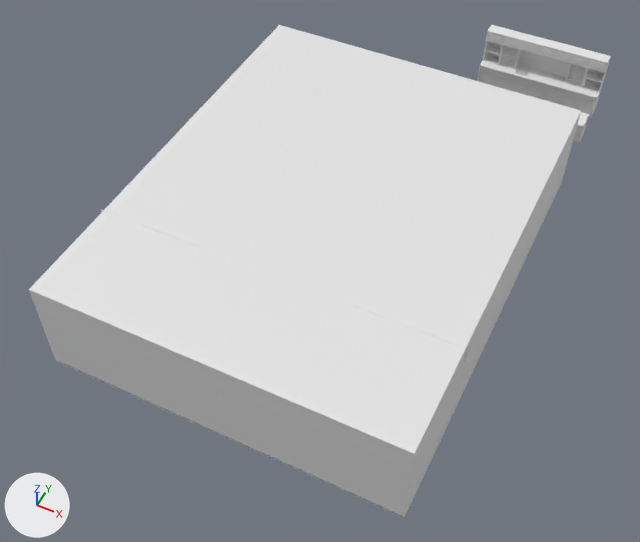
A saved change to the Blender file Assets/Scenes/meshes/blends/Chucklefucks.blend.
The view is the same before and after, from a 50 mm lens placed at (8.37, -16.02, 21.4), pointed at (-0.33, 1.37, -0.34). The lights are fixed; the arrows at lower left show +X, +Y and +Z.

Objects in the first picture: 'BarCabinet.003', 'BarCabinet.004', 'Cube.004', 'Grid.002', 'Room'.
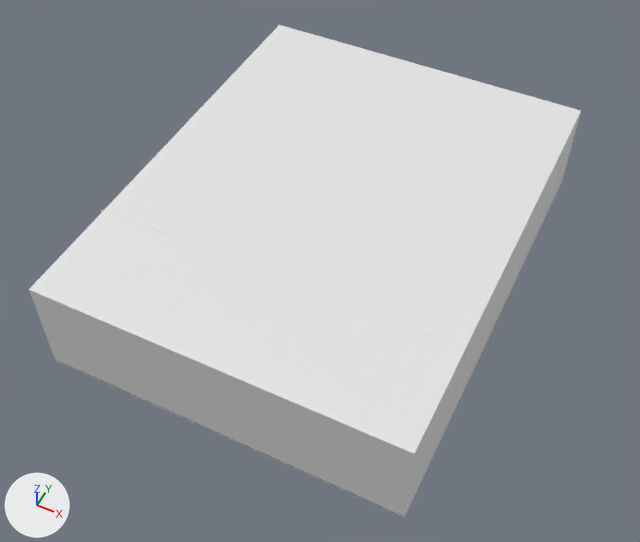
ob_barmirrorempty_001 is not drawn itself; it is used by a modifier of ob_barcabinet_003, ob_barcabinet_004, ob_cube_002, ob_wineholder.

Location of each change, [x1, y1, x2, y2] in pixels of the pictures (640 x 542 px):
'BarCabinet.003', deleted
    before: [477, 25, 611, 117]
'BarCabinet.004', deleted
    before: [500, 46, 586, 87]
'Cube.004', deleted
    before: [573, 112, 589, 142]
'Cube.002', deleted
    before: [485, 45, 603, 82]
'Grid.002', deleted
    before: [515, 65, 530, 76]

The change, as a list of edits to the scene's bpy script:
```text
Remove ob_barcabinet_003:
    ob_barcabinet_003 = bpy.data.objects.new('BarCabinet.003', me_cube_010)
    ob_barcabinet_003.location = (5.09, 13.1, 0.0)
    ob_barcabinet_003.scale = (0.462, 0.462, 0.462)
    _m = ob_barcabinet_003.modifiers.new('Bevel', 'BEVEL')
    _m.segments = 9
    _m.limit_method = 'WEIGHT'
    _m.profile_type = 'CUSTOM'
    _m = ob_barcabinet_003.modifiers.new('Mirror', 'MIRROR')
    _m.mirror_object = ob_barmirrorempty_001
Remove ob_grid_002:
    ob_grid_002 = bpy.data.objects.new('Grid.002', me_grid_003)
    ob_grid_002.location = (2.53, 13.14, 0.97)
    ob_grid_002.scale = (0.245, 0.245, 0.245)
Remove ob_barcabinet_004:
    ob_barcabinet_004 = bpy.data.objects.new('BarCabinet.004', me_cube_011)
    ob_barcabinet_004.location = (1.92, 13.38, 1.4)
    ob_barcabinet_004.scale = (1.03, 1.03, 1.03)
    _m = ob_barcabinet_004.modifiers.new('Mirror', 'MIRROR')
    _m.mirror_object = ob_barmirrorempty_001
Remove ob_barmirrorempty_001:
    ob_barmirrorempty_001 = bpy.data.objects.new('BarMirrorEmpty.001', None)
    ob_barmirrorempty_001.location = (3.24, 13.49, 1.395)
Change ob_cube_002:
    where _m = ob_cube_002.modifiers.new('Mirror', 'MIRROR')
    remove _m.mirror_object = ob_barmirrorempty_001
Remove ob_cube_004:
    ob_cube_004 = bpy.data.objects.new('Cube.004', me_cube_013)
    ob_cube_004.location = (3.25, 11.21, 0.64)
    ob_cube_004.scale = (0.5, 0.4, 0.5)
    _m = ob_cube_004.modifiers.new('Bevel', 'BEVEL')
    _m.width = 0.06
    _m.width_pct = 0.06
    _m.segments = 11
    _m.limit_method = 'WEIGHT'
    _m.profile_type = 'CUSTOM'
    _m = ob_cube_004.modifiers.new('Mirror', 'MIRROR')
Change ob_wineholder:
    where _m = ob_wineholder.modifiers.new('Mirror', 'MIRROR')
    remove _m.mirror_object = ob_barmirrorempty_001
```
